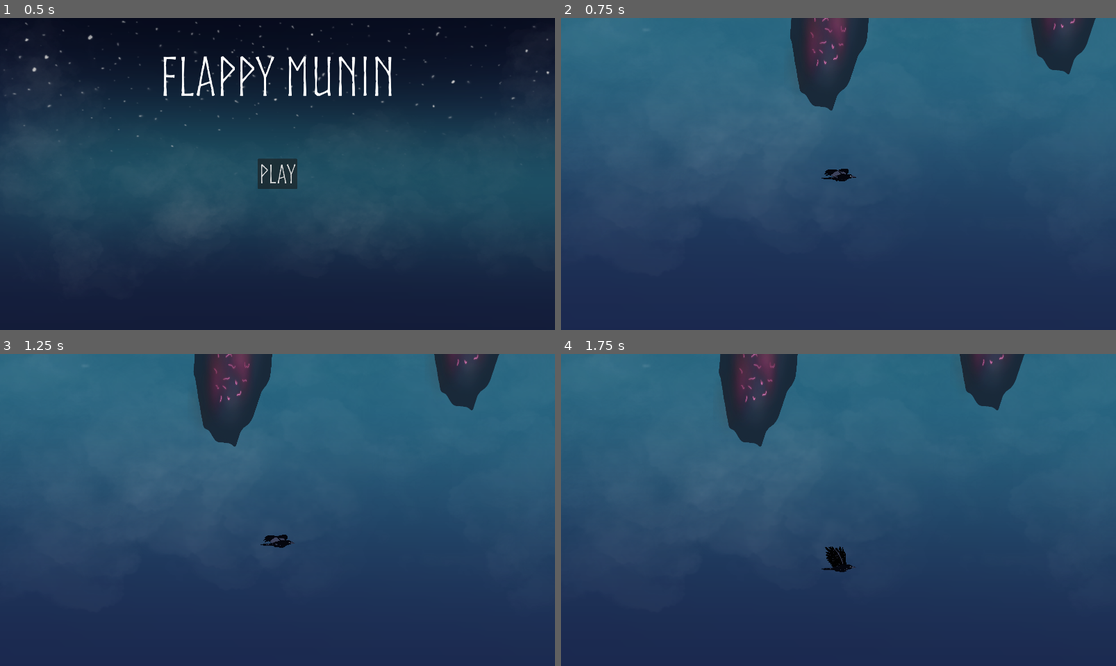
Above: before the commit, frames 1-4 (two rows, left to right).
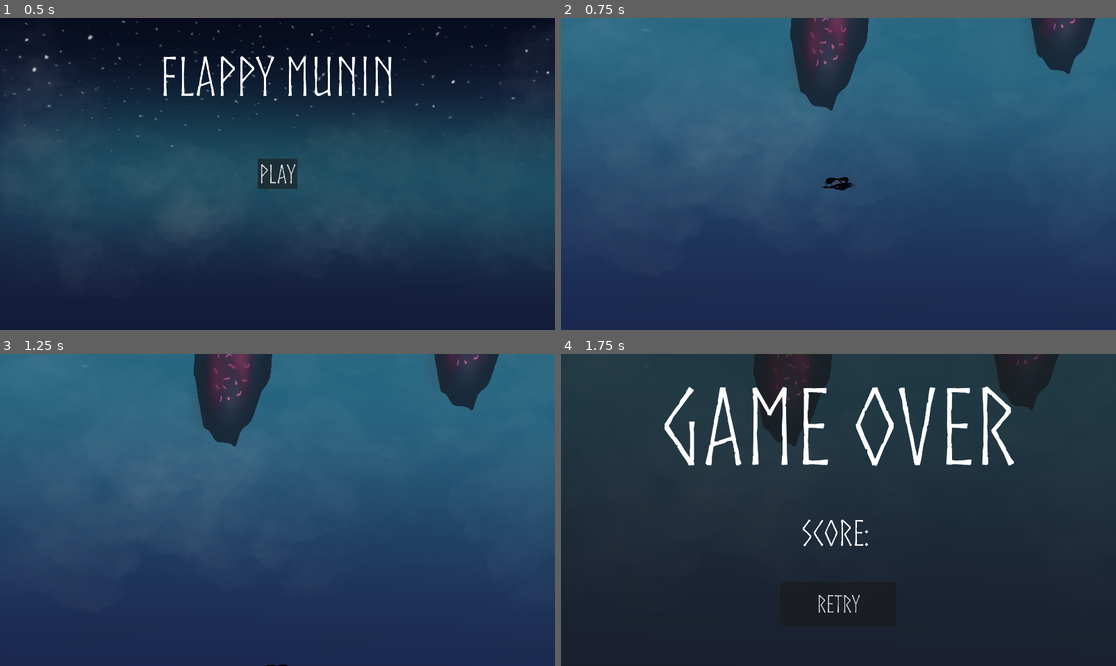
Above: after the commit, the same moments.

Repository: andersson-r/flappy_munin
Game: Godot game, scene res://scenes/main_menu.tscn
Two runs of this game, one before a commit and one after it. Both use one fixed random seed, a clock stepped at 60 frames per second and the inputs below.
Inputs:
- Up to frame 1 (0.5 s): no input
- Up to frame 2 (0.75 s): click "PLAY" at 0.5 s
- Up to frame 3 (1.25 s): no input
- Up to frame 4 (1.75 s): tap Space (jump) at 1.52 s

Frame 1 is identical in both runs. In frame 2, 0.2% of the frame differs, in the area x 46-54%, y 48-56%; in frame 3, 0.1%; in frame 4, 97%, in the area x 0-100%, y 0-100%.

Commit message:
adjusted player fall and jump velocity#

Diff:
--- a/scripts/player.gd
+++ b/scripts/player.gd
@@ -1,6 +1,6 @@
 extends CharacterBody2D
 
-const JUMP_SPEED = -400
+const JUMP_SPEED = -1200
 const SPEED = 300.0
 var gravity = ProjectSettings.get_setting("physics/2d/default_gravity")
 @onready var _animated_sprite = $AnimatedSprite2D
@@ -15,7 +15,7 @@
 func _physics_process(delta: float) -> void:
 	#gravity
 	if not is_on_floor():
-		velocity.y += 20 #adjusted fall speed
+		velocity.y += 100 #adjusted fall speed
 
 	#fly
 	if Input.is_action_pressed("jump"):
